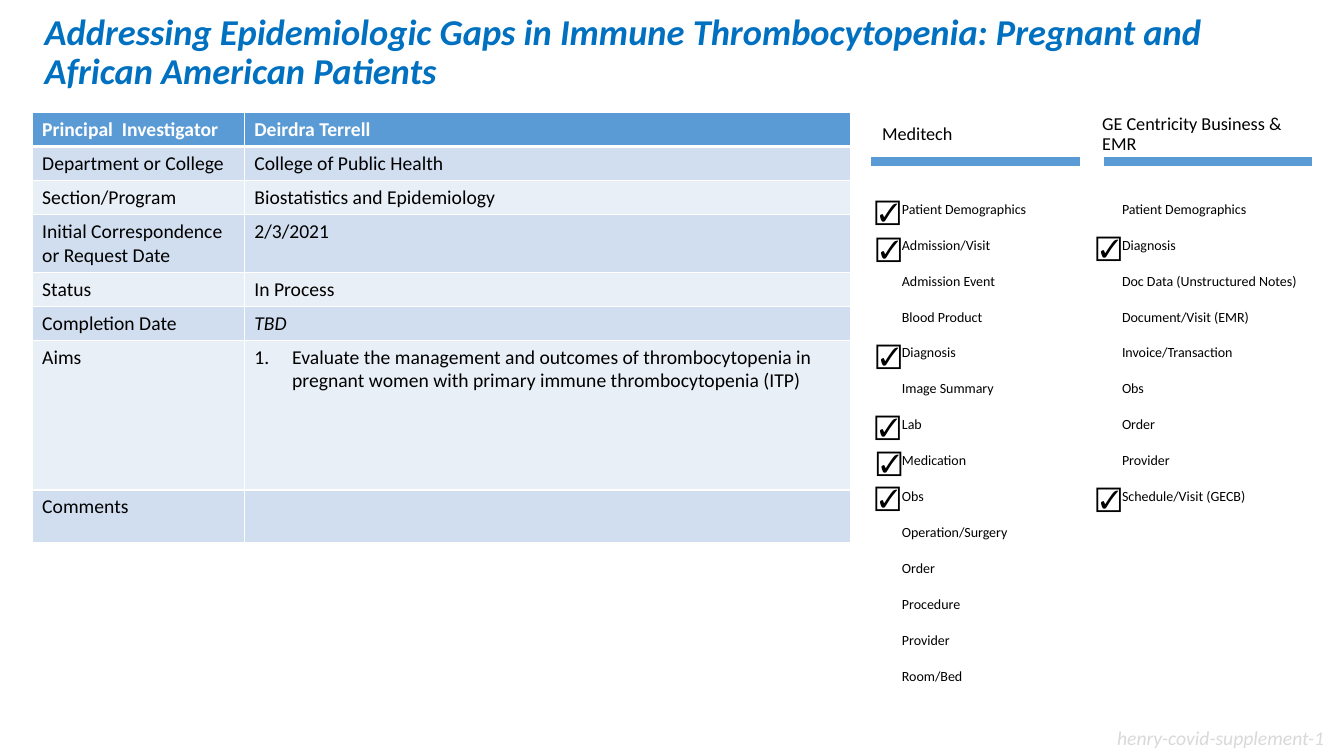
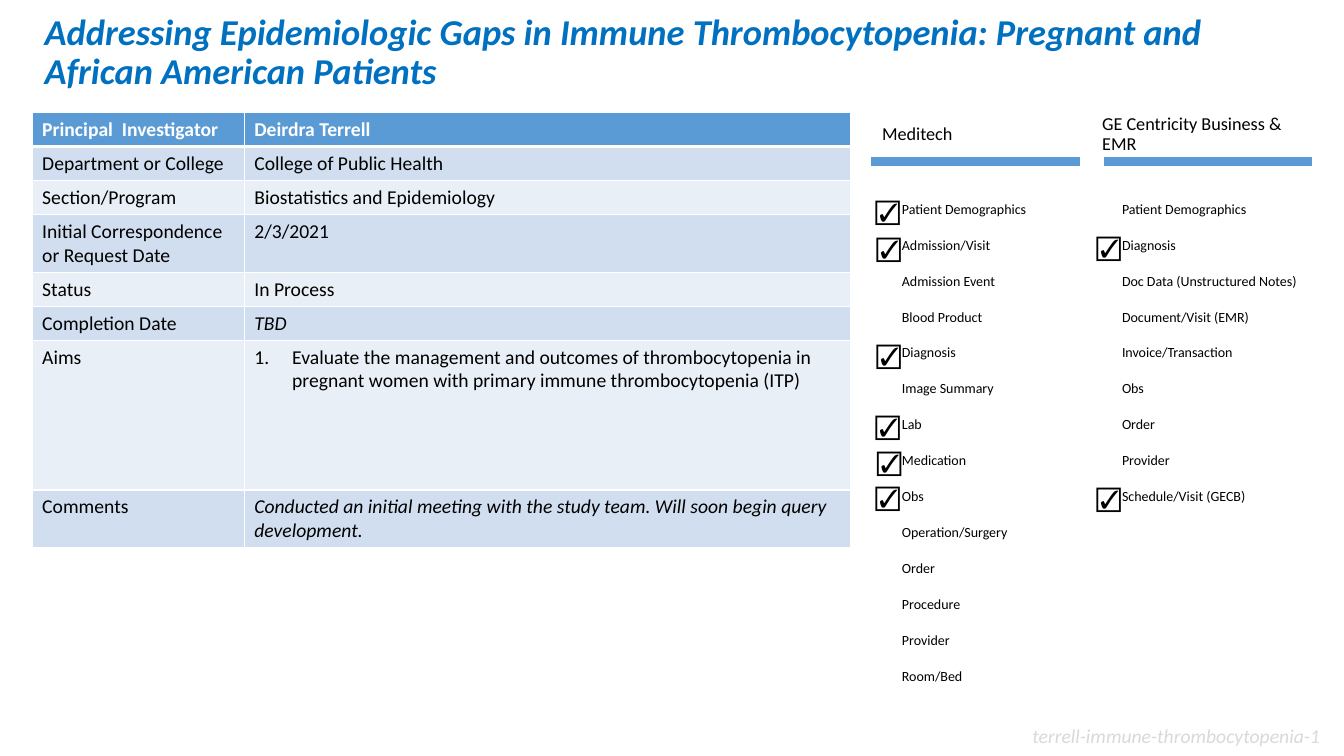
Before and after one commit to OuhscBbmc/prairie-outpost-public, a slide deck: slide 32 of publications/presentation-2021-03-aac/crdw-2021-03.pptx. Drawn at 1344x756 pixels with LibreOffice and Linux fonts; fonts in the diff are those of the drawing. Boxes give left, top, right and bottom in pixels: in the first picture for what was removed or moved away, otherwise in the second. Text is boxed around its words. In the diff, an @@ line names an element or a change of style, - is before the commit and + after.

Commit message:
updated slides for meeting on 2021-03-10

```diff
--- a/publications/presentation-2021-03-aac/crdw-2021-03.pptx
+++ b/publications/presentation-2021-03-aac/crdw-2021-03.pptx
@@ table at [32, 113, 850, 544] @@
-row 8, column 2: 
+row 8, column 2: Conducted an initial meeting with the study team. Will soon begin query development.
@@ text at [1032, 725, 1319, 749]: text changed @@
-henry-covid-supplement-1
+terrell-immune-thrombocytopenia-1
```
Also in this commit, not shown: 16 other slides changed, 3 slides added.
